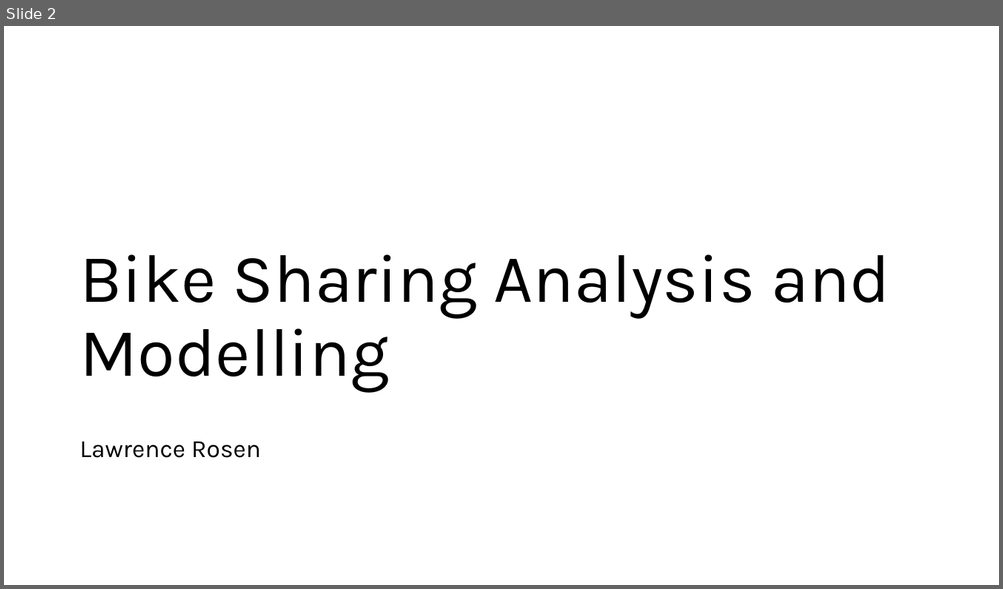
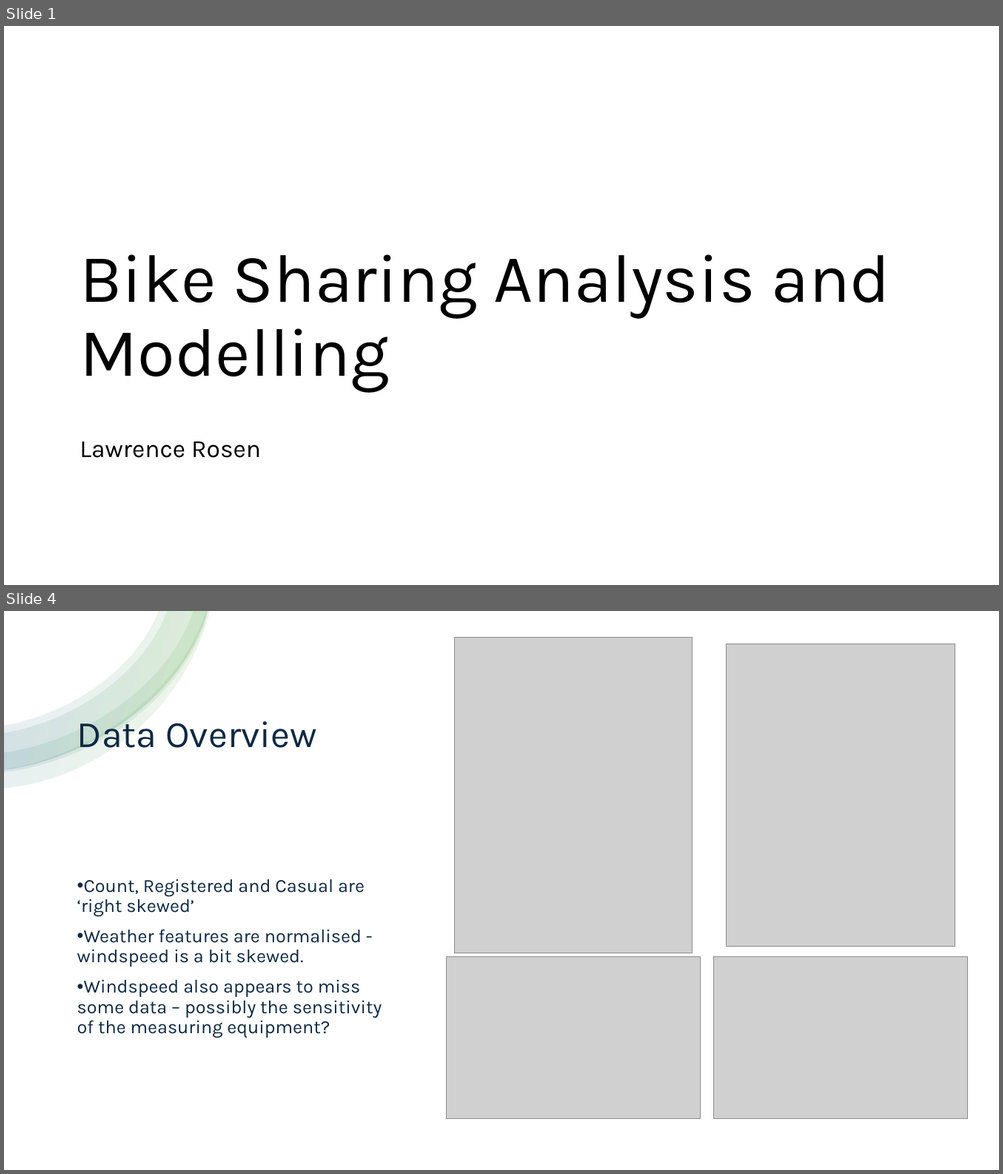
Before and after one commit to lrcode97/bike_demand_2025, a slide deck: presentation.pptx. Shown one above the other, each under a label of ours: slide 2 before the commit, slides 1 and 4 after it; the slides between them are not shown. The pictures are 1003x589 and 1003x1174 pixels, drawn with LibreOffice and Linux fonts; fonts in the diff are those of the drawing; grey boxes stand for pictures. Boxes give left, top, right and bottom in pixels: in the first picture for what was removed or moved away, otherwise in the second. Text is boxed around its words. In the diff, an @@ line names an element or a change of style, - is before the commit and + after.

```diff
--- a/presentation.pptx
+++ b/presentation.pptx
@@ slide 4 added at (4,611,999,1170), background #FFFFFF @@
@@ rectangle added at (4,611,999,1170), fill #FFFFFF @@
@@ group added at (4,611,209,788): 4 freeform shapes @@
@@ picture added at (454,637,692,953) @@
@@ picture added at (726,644,955,947) @@
@@ title added at (77,721,317,748), 36 pt, text #0E2841 @@
+Data Overview
@@ text added at (77,879,381,1038), 18 pt, text #0E2841 @@
+• Count, Registered and Casual are ‘right skewed’
+• Weather features are normalised - windspeed is a bit skewed.
+• Windspeed also appears to miss some data – possibly the sensitivity of the measuring equipment?
@@ picture added at (447,957,700,1120) @@
@@ picture added at (714,957,967,1119) @@
@@ what was slide 2 is now slide 1 @@
```
Also in this commit, not shown: 6 slides changed, 7 other slides added, 9 slides removed, 12 other files.
